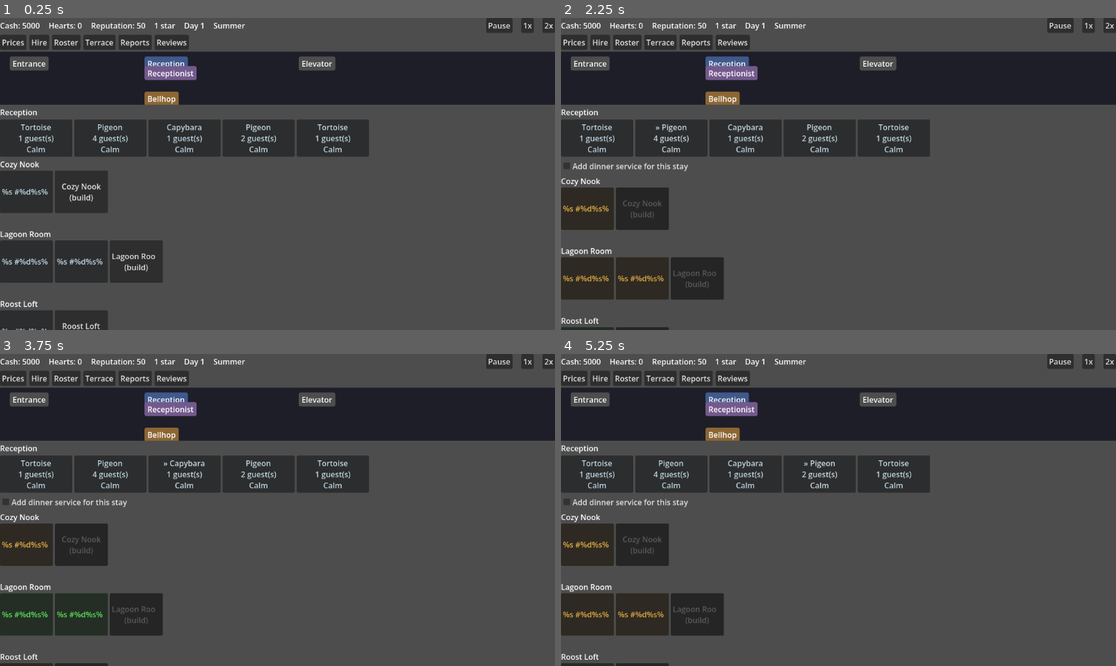
Above: before the commit, frames 1-4 (two rows, left to right).
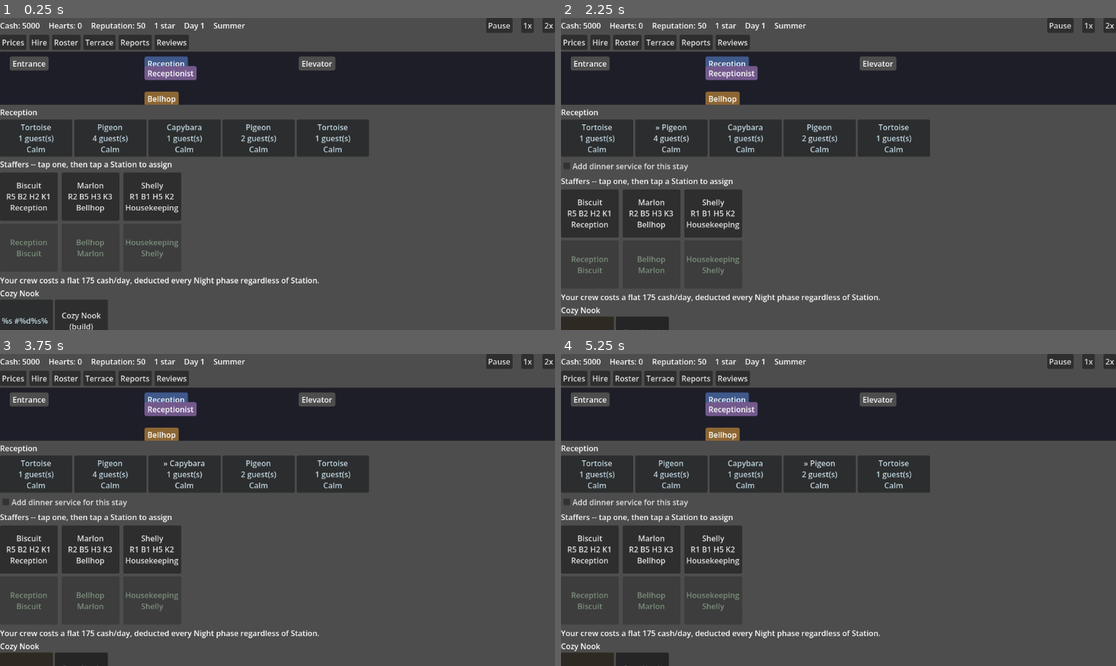
Above: after the commit, the same moments.

Repository: rdefm/habitat_hotel
Game: Godot game, scene res://main.tscn
The game is run twice, just before and just after one commit, with the same random seed, the same clock (stepped at 60 frames per second) and the same inputs.
Inputs:
- Up to frame 1 (0.25 s): no input
- Up to frame 2 (2.25 s): click "Tortoise 1 guest(s) Calm" at 0.5 s; click "» Tortoise 1 guest(s) Calm" at 1.25 s; click "Pigeon 4 guest(s) Calm" at 2 s
- Up to frame 3 (3.75 s): click "» Pigeon 4 guest(s) Calm" at 2.75 s; click "Capybara 1 guest(s) Calm" at 3.5 s
- Up to frame 4 (5.25 s): click "» Capybara 1 guest(s) Calm" at 4.25 s; click "Pigeon 2 guest(s) Calm" at 5 s

The runs differ from the first frame. In frame 1, 6.5% of the frame differs, in the area x 0-58%, y 45-100%; in frame 2, 7.6%, in the area x 0-58%, y 51-100%; in frame 3, 6.3%; in frame 4, 7.6%.

Commit message:
Move Reception/Bellhop/Housekeeping Station slots out of Roster menu (ticket 04, ADR-0009)
These three Stations are now always visible near Reception via a new
StationPanel, sharing StafferCard/StationCard builders with the Roster
menu (which now handles only Kitchen). Also commits outstanding
working-tree state (docs/, assets/, plans/, CLAUDE.md, .uid cache
files) that had accumulated uncommitted from prior sessions.

Co-Authored-By: Claude Sonnet 5 <noreply@anthropic.com>
Claude-Session: https://claude.ai/code/session_011nH5xJZbdkXnbV78SLLZWL

Diff:
--- a/sim/station.gd
+++ b/sim/station.gd
@@ -9,6 +9,13 @@
 
 const IDS := ["reception", "bellhop", "housekeeping", "kitchen"]
 
+const LABELS := {
+	"reception": "Reception",
+	"bellhop": "Bellhop",
+	"housekeeping": "Housekeeping",
+	"kitchen": "Kitchen",
+}
+
 
 static func is_valid(station_id: String) -> bool:
 	return IDS.has(station_id)
--- a/ui/main_screen.gd
+++ b/ui/main_screen.gd
@@ -8,6 +8,7 @@
 
 const HotelPanel = preload("res://ui/hotel_panel.gd")
 const ReceptionPanel = preload("res://ui/reception_panel.gd")
+const StationPanel = preload("res://ui/station_panel.gd")
 const PopupHost = preload("res://ui/popup_host.gd")
 const SeatConfirmMenu = preload("res://ui/seat_confirm_menu.gd")
 const StayInfoMenu = preload("res://ui/stay_info_menu.gd")
@@ -43,6 +44,7 @@
 var _popup_host: PopupHost
 var _hotel_panel: HotelPanel
 var _reception_panel: ReceptionPanel
+var _station_panel: StationPanel
 
 
 func _ready() -> void:
@@ -59,6 +61,9 @@
 	_reception_panel = ReceptionPanel.new()
 	_reception_panel.party_selected.connect(_on_party_selected)
 	root.add_child(_reception_panel)
+
+	_station_panel = StationPanel.new()
+	root.add_child(_station_panel)
 
 	var middle := HBoxContainer.new()
 	middle.size_flags_vertical = Control.SIZE_EXPAND_FILL
@@ -344,3 +349,4 @@
 		_overlay_content = null
 	Clock.set_paused(false)
 	_hotel_panel.refresh()
+	_station_panel.refresh()
--- a/ui/roster_menu.gd
+++ b/ui/roster_menu.gd
@@ -1,41 +1,38 @@
 class_name RosterMenu
 extends VBoxContainer
 
-## Roster & Station assignment (ticket 08, ADR-0001/0005): tap a Staffer
-## card then tap a Station card to (re)assign them there, mirroring
+## Kitchen Station assignment (ticket 04/08, ADR-0001/0005/0009): tap a
+## Staffer card then tap the Kitchen card to (re)assign them there, mirroring
 ## Reception's tap-Party/tap-Room flow (reception_panel.gd/hotel_panel.gd).
+## Reception/Bellhop/Housekeeping Station slots moved out to
+## ui/station_panel.gd, always visible near Reception (ticket 04); Kitchen
+## stays here until ticket 05 moves it onto the Terrace, at which point this
+## menu is retired entirely (ticket 06).
 ## Sim.assign_staffer() already treats "tap the Station they're already at"
 ## and unknown ids as harmless no-ops, and already interrupts only the
-## moved Staffer's own in-flight job (ticket 07) -- this view just re-tap
-## re-renders both sides after every assignment.
+## moved Staffer's own in-flight job (ticket 07) -- this view just re-taps
+## re-renders both sides after every assignment. Shares its Staffer/Station
+## card rendering with ui/station_panel.gd via ui/staffer_card.gd and
+## ui/station_card.gd.
 ##
-## Station cards are disabled while no Staffer is selected: unlike a Room
+## Kitchen's card is disabled while no Staffer is selected: unlike a Room
 ## cell, a Station has no other action to fall back to.
 
-const Station = preload("res://sim/station.gd")
-
-const CARD_MIN_SIZE := Vector2(120, 100)
-
-const STATION_LABELS := {
-	"reception": "Reception",
-	"bellhop": "Bellhop",
-	"housekeeping": "Housekeeping",
-	"kitchen": "Kitchen",
-}
+const StafferCard = preload("res://ui/staffer_card.gd")
+const StationCard = preload("res://ui/station_card.gd")
 
 var _selected_staffer_id: String = ""
 
 var _staffer_row: HBoxContainer
 var _station_row: HBoxContainer
-var _wage_label: Label
 
 
 func _ready() -> void:
-	custom_minimum_size = Vector2(560, 320)
+	custom_minimum_size = Vector2(560, 220)
 	add_theme_constant_override("separation", 10)
 
 	var staffer_header := Label.new()
-	staffer_header.text = "Staffers -- tap one, then tap a Station to assign"
+	staffer_header.text = "Staffers -- tap one, then tap Kitchen to assign"
 	add_child(staffer_header)
 
 	_staffer_row = HBoxContainer.new()
@@ -50,12 +47,6 @@
 	_station_row.add_theme_constant_override("separation", 8)
 	add_child(_station_row)
 
-	_wage_label = Label.new()
-	_wage_label.autowrap_mode = TextServer.AUTOWRAP_WORD
-	var wage := int(GameState.balance.get("costs", {}).get("staff_wage_per_day", 0))
-	_wage_label.text = "Your crew costs a flat %d cash/day, deducted every Night phase regardless of Station." % wage
-	add_child(_wage_label)
-
 	refresh()
 
 
@@ -68,51 +59,9 @@
 	var staffer_ids := GameState.staffers.keys()
 	staffer_ids.sort()
 	for staffer_id in staffer_ids:
-		_staffer_row.add_child(_make_staffer_card(staffer_id))
+		_staffer_row.add_child(StafferCard.make_button(staffer_id, staffer_id == _selected_staffer_id, _on_staffer_pressed))
 
-	for station_id in Station.IDS:
-		_station_row.add_child(_make_station_card(station_id))
-
-
-func _make_staffer_card(staffer_id: String) -> Button:
-	var staffer: Dictionary = GameState.staffers[staffer_id]
-	var skills: Dictionary = staffer["skills"]
-	var current_station := GameState.staffer_station(staffer_id)
-	var current_label: String = STATION_LABELS.get(current_station, "(unassigned)")
-	var selected := staffer_id == _selected_staffer_id
-	var skill_summary := _skill_summary(skills)
-
-	var btn := Button.new()
-	btn.custom_minimum_size = CARD_MIN_SIZE
-	btn.clip_text = true
-	btn.text = "%s%s\n%s\n%s" % ["» " if selected else "", staffer["name"], skill_summary, current_label]
-	btn.modulate = Color(1.0, 1.0, 0.6) if selected else Color(1, 1, 1)
-	btn.tooltip_text = "%s -- %s -- currently %s" % [staffer["name"], skill_summary, current_label]
-	btn.pressed.connect(_on_staffer_pressed.bind(staffer_id))
-	return btn
-
-
-## "R# B# H# K#" -- shared by the card face and its tooltip.
-func _skill_summary(skills: Dictionary) -> String:
-	return "R%d B%d H%d K%d" % [
-		int(skills["reception"]), int(skills["bellhop"]), int(skills["housekeeping"]), int(skills["kitchen"]),
-	]
-
-
-func _make_station_card(station_id: String) -> Button:
-	var staffer_ids: Array = GameState.station_staffers(station_id)
-	var names := []
-	for staffer_id in staffer_ids:
-		names.append(String(GameState.staffers.get(staffer_id, {}).get("name", staffer_id)))
-
-	var btn := Button.new()
-	btn.custom_minimum_size = CARD_MIN_SIZE
-	btn.clip_text = true
-	btn.text = "%s\n%s" % [STATION_LABELS[station_id], String("\n").join(names) if not names.is_empty() else "(empty)"]
-	btn.modulate = Color(1.0, 0.75, 0.75) if names.is_empty() else Color(0.85, 1.0, 0.85)
-	btn.disabled = _selected_staffer_id == ""
-	btn.pressed.connect(_on_station_pressed.bind(station_id))
-	return btn
+	_station_row.add_child(StationCard.make_button("kitchen", _selected_staffer_id, _on_assigned))
 
 
 func _on_staffer_pressed(staffer_id: String) -> void:
@@ -120,7 +69,6 @@
 	refresh()
 
 
-func _on_station_pressed(station_id: String) -> void:
-	Sim.assign_staffer(_selected_staffer_id, station_id)
+func _on_assigned() -> void:
 	_selected_staffer_id = ""
 	refresh()
--- /dev/null
+++ b/ui/staffer_card.gd
@@ -0,0 +1,31 @@
+class_name StafferCard
+extends RefCounted
+
+## Shared Staffer card builder (ADR-0009): a tappable card showing a
+## Staffer's per-Station Skill summary and current Station, highlighted
+## while selected. Tapping calls on_pressed(staffer_id) so the caller (which
+## owns the "which Staffer is selected" state) can toggle selection and
+## refresh. Shared by ui/station_panel.gd and ui/roster_menu.gd.
+
+const Station = preload("res://sim/station.gd")
+
+const MIN_SIZE := Vector2(120, 100)
+
+
+static func make_button(staffer_id: String, selected: bool, on_pressed: Callable) -> Button:
+	var staffer: Dictionary = GameState.staffers[staffer_id]
+	var skills: Dictionary = staffer["skills"]
+	var current_station := GameState.staffer_station(staffer_id)
+	var current_label: String = Station.LABELS.get(current_station, "(unassigned)")
+	var skill_summary := "R%d B%d H%d K%d" % [
+		int(skills["reception"]), int(skills["bellhop"]), int(skills["housekeeping"]), int(skills["kitchen"]),
+	]
+
+	var btn := Button.new()
+	btn.custom_minimum_size = MIN_SIZE
+	btn.clip_text = true
+	btn.text = "%s%s\n%s\n%s" % ["» " if selected else "", staffer["name"], skill_summary, current_label]
+	btn.modulate = Color(1.0, 1.0, 0.6) if selected else Color(1, 1, 1)
+	btn.tooltip_text = "%s -- %s -- currently %s" % [staffer["name"], skill_summary, current_label]
+	btn.pressed.connect(on_pressed.bind(staffer_id))
+	return btn
--- /dev/null
+++ b/ui/station_card.gd
@@ -0,0 +1,36 @@
+class_name StationCard
+extends RefCounted
+
+## Shared Station-slot card builder (ADR-0009): a tappable card showing
+## station_id's currently assigned Staffer names, disabled while no Staffer
+## is selected. Tapping it (re)assigns selected_staffer_id there via
+## Sim.assign_staffer() -- the single Staffer<->Station reassignment path,
+## which already treats "tap the Station they're already at" and unknown ids
+## as harmless no-ops and already interrupts only the moved Staffer's own
+## in-flight job -- then calls on_assigned so the caller can clear its own
+## selection and refresh. Shared by ui/station_panel.gd
+## (Reception/Bellhop/Housekeeping, ticket 04) and ui/roster_menu.gd
+## (Kitchen, until ticket 05 moves it onto the Terrace).
+
+const Station = preload("res://sim/station.gd")
+
+const MIN_SIZE := Vector2(120, 100)
+
+
+static func make_button(station_id: String, selected_staffer_id: String, on_assigned: Callable) -> Button:
+	var staffer_ids: Array = GameState.station_staffers(station_id)
+	var names := []
+	for staffer_id in staffer_ids:
+		names.append(String(GameState.staffers.get(staffer_id, {}).get("name", staffer_id)))
+
+	var btn := Button.new()
+	btn.custom_minimum_size = MIN_SIZE
+	btn.clip_text = true
+	btn.text = "%s\n%s" % [Station.LABELS[station_id], String("\n").join(names) if not names.is_empty() else "(empty)"]
+	btn.modulate = Color(1.0, 0.75, 0.75) if names.is_empty() else Color(0.85, 1.0, 0.85)
+	btn.disabled = selected_staffer_id == ""
+	btn.pressed.connect(func():
+		Sim.assign_staffer(selected_staffer_id, station_id)
+		on_assigned.call()
+	)
+	return btn
--- /dev/null
+++ b/ui/station_panel.gd
@@ -0,0 +1,77 @@
+class_name StationPanel
+extends VBoxContainer
+
+## Reception/Bellhop/Housekeeping Station slots, always visible near
+## Reception (ticket 04, ADR-0009) -- relocated out of the Roster menu,
+## which now handles only Kitchen (ui/roster_menu.gd) until ticket 05 moves
+## that onto the Terrace too, at which point the Roster menu is retired
+## entirely (ticket 06). Tap a Staffer card then a Station card to
+## (re)assign them there, mirroring Reception's tap-Party/tap-Room flow --
+## same Sim.assign_staffer() call and interruption semantics the old Roster
+## menu used, via the StafferCard/StationCard widgets shared with
+## ui/roster_menu.gd so both places stay in lockstep.
+##
+## main_screen.gd calls refresh() when the generic overlay closes, since a
+## Kitchen (re)assignment made there (still routed through Sim.assign_staffer())
+## can move a Staffer off one of these three Stations without this panel's
+## own taps ever firing.
+
+const StafferCard = preload("res://ui/staffer_card.gd")
+const StationCard = preload("res://ui/station_card.gd")
+
+const STATION_IDS := ["reception", "bellhop", "housekeeping"]
+
+var _selected_staffer_id: String = ""
+
+var _staffer_row: HBoxContainer
+var _station_row: HBoxContainer
+var _wage_label: Label
+
+
+func _ready() -> void:
+	add_theme_constant_override("separation", 6)
+
+	var staffer_header := Label.new()
+	staffer_header.text = "Staffers -- tap one, then tap a Station to assign"
+	add_child(staffer_header)
+
+	_staffer_row = HBoxContainer.new()
+	_staffer_row.add_theme_constant_override("separation", 8)
+	add_child(_staffer_row)
+
+	_station_row = HBoxContainer.new()
+	_station_row.add_theme_constant_override("separation", 8)
+	add_child(_station_row)
+
+	_wage_label = Label.new()
+	_wage_label.autowrap_mode = TextServer.AUTOWRAP_WORD
+	var wage := int(GameState.balance.get("costs", {}).get("staff_wage_per_day", 0))
+	_wage_label.text = "Your crew costs a flat %d cash/day, deducted every Night phase regardless of Station." % wage
+	add_child(_wage_label)
+
+	refresh()
+
+
+func refresh() -> void:
+	for child in _staffer_row.get_children():
+		child.queue_free()
+	for child in _station_row.get_children():
+		child.queue_free()
+
+	var staffer_ids := GameState.staffers.keys()
+	staffer_ids.sort()
+	for staffer_id in staffer_ids:
+		_staffer_row.add_child(StafferCard.make_button(staffer_id, staffer_id == _selected_staffer_id, _on_staffer_pressed))
+
+	for station_id in STATION_IDS:
+		_station_row.add_child(StationCard.make_button(station_id, _selected_staffer_id, _on_assigned))
+
+
+func _on_staffer_pressed(staffer_id: String) -> void:
+	_selected_staffer_id = "" if _selected_staffer_id == staffer_id else staffer_id
+	refresh()
+
+
+func _on_assigned() -> void:
+	_selected_staffer_id = ""
+	refresh()
Binary file added: assets/7df6c8a4-d5b3-4fe7-85e6-2a43297d994d (1).png
Not shown, added: assets/7df6c8a4-d5b3-4fe7-85e6-2a43297d994d (1).png.import
Binary file added: assets/7df6c8a4-d5b3-4fe7-85e6-2a43297d994d.png
Not shown, added: assets/7df6c8a4-d5b3-4fe7-85e6-2a43297d994d.png.import
Binary file added: assets/Manny-sweeping.png
Not shown, added: assets/Manny-sweeping.png.import
Binary file added: assets/Manny-walk.png
Not shown, added: assets/Manny-walk.png.import
Binary file added: assets/character_idle.png
Not shown, added: assets/character_idle.png.import
Binary file added: assets/character_idle.webp
Not shown, added: assets/character_idle.webp.import
(and 88 more such lines)
